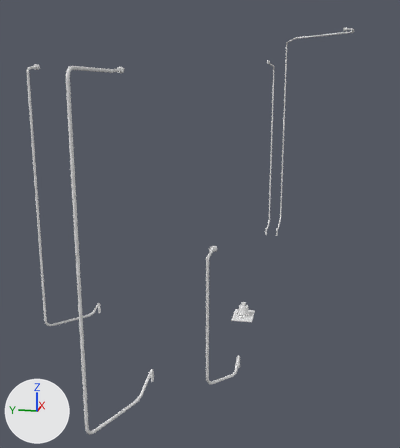
Renders of the glTF model game/assets/props/task_lamp_supply.glb from each side of a commit.
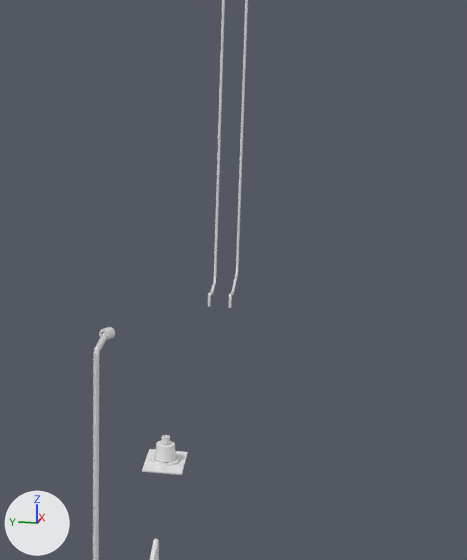
There are two pictures of each version: one whole from a camera (50 mm lens) standing at (-1.645, -0.188, 0.707) and looking at (0.108, 0.162, 0.268), one close up on the part from 39% to 100% of the width and 17% to 82% of the height. Every picture has the same lights, and +X, +Y and +Z are marked at lower left. The first two pictures are the older version.

The older version as bpy lines, for what is in view:
```python
me_b1_nook_lamp_clothflex_001 = bpy.data.meshes.new('B1_NOOK_LAMP_ClothFlex.001')
me_b1_nook_lamp_clothflex_001.from_pydata(...)  # 752 vertices, 1500 faces; spans x -0.578..-0.427, y -0.043..0.013, z 0.051..0.375
me_f03_b_lamp_01_clothflex_001 = bpy.data.meshes.new('F03_B_LAMP_01_ClothFlex.001')
me_f03_b_lamp_01_clothflex_001.from_pydata(...)  # 1040 vertices, 2076 faces; spans x 0.597..1.143, y -0.327..-0.047, z 0.043..0.921
me_f05_a_lamp_01_clothflex_001 = bpy.data.meshes.new('F05_A_LAMP_01_ClothFlex.001')
me_f05_a_lamp_01_clothflex_001.from_pydata(...)  # 752 vertices, 1500 faces; spans x 0.715..1.038, y -0.003..0.003, z 0.043..0.811
ob_b1_nook_lamp_clothflex = bpy.data.objects.new('B1_NOOK_LAMP_ClothFlex', me_b1_nook_lamp_clothflex_001)
ob_b1_nook_lamp_clothflex.location = (0.0, 0.0, 0.0)
ob_f03_b_lamp_01_clothflex = bpy.data.objects.new('F03_B_LAMP_01_ClothFlex', me_f03_b_lamp_01_clothflex_001)
ob_f03_b_lamp_01_clothflex.location = (0.0, 0.0, 0.0)
ob_f05_a_lamp_01_clothflex = bpy.data.objects.new('F05_A_LAMP_01_ClothFlex', me_f05_a_lamp_01_clothflex_001)
ob_f05_a_lamp_01_clothflex.location = (0.0, 0.0, 0.0)
# also in view: 'SupplyOutlet' at (0.0, 0.0, 0.023)
```
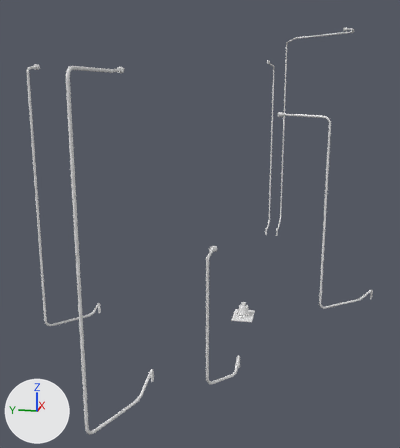
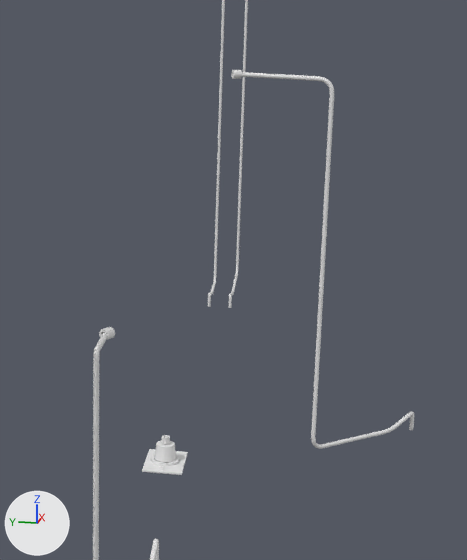
Edits to the scene script, one JSON object a line:
```json
{"op": "add", "block": "me_f03_c_lamp_01_entry", "code": ["me_f03_c_lamp_01_entry = bpy.data.meshes.new('F03_C_LAMP_01_Entry')", "me_f03_c_lamp_01_entry.from_pydata(...)  # 768 vertices, 1536 faces; spans x -0.03..-0.0138, y -0.1048..-0.0892, z 0.6265..0.6395"]}
{"op": "add", "block": "me_f03_c_lamp_01_clothflex_001", "code": ["me_f03_c_lamp_01_clothflex_001 = bpy.data.meshes.new('F03_C_LAMP_01_ClothFlex.001')", "me_f03_c_lamp_01_clothflex_001.from_pydata(...)  # 608 vertices, 1212 faces; spans x -0.053..0.123, y -0.403..-0.099, z 0.043..0.636"]}
{"op": "add", "block": "ob_f03_c_lamp_01_entry", "code": ["ob_f03_c_lamp_01_entry = bpy.data.objects.new('F03_C_LAMP_01_Entry', me_f03_c_lamp_01_entry)", "ob_f03_c_lamp_01_entry.location = (0.0, 0.0, 0.0)"]}
{"op": "add", "block": "ob_f03_c_lamp_01_clothflex", "code": ["ob_f03_c_lamp_01_clothflex = bpy.data.objects.new('F03_C_LAMP_01_ClothFlex', me_f03_c_lamp_01_clothflex_001)", "ob_f03_c_lamp_01_clothflex.location = (0.0, 0.0, 0.0)"]}
```

What differs and where, as boxes [x1, y1, x2, y2] in the close-ups (467 x 560 px):
```json
{"object": "F03_C_LAMP_01_ClothFlex", "change": "added", "after": [242, 72, 414, 449]}
{"object": "F03_C_LAMP_01_Entry", "change": "added", "after": [232, 70, 242, 79]}
```
